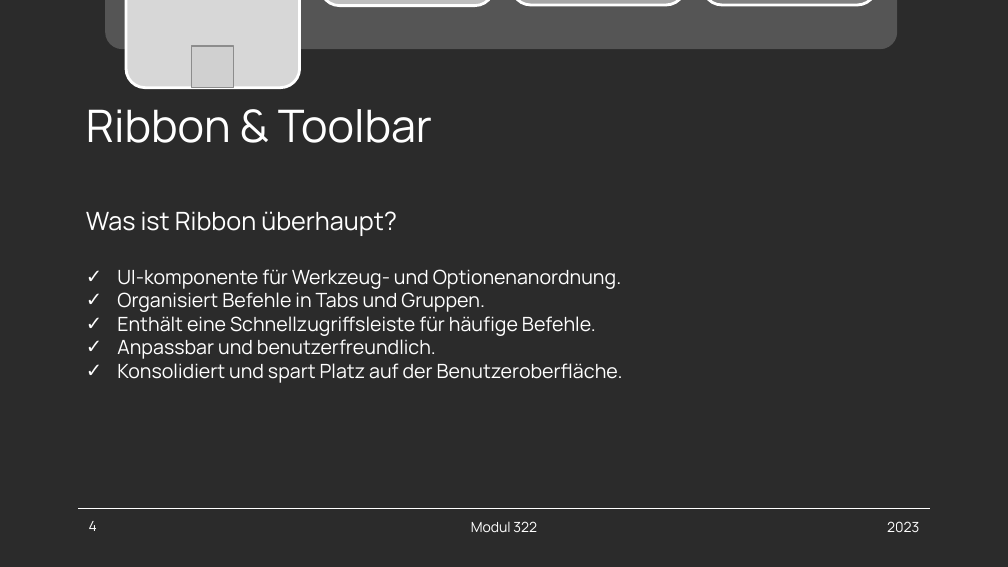
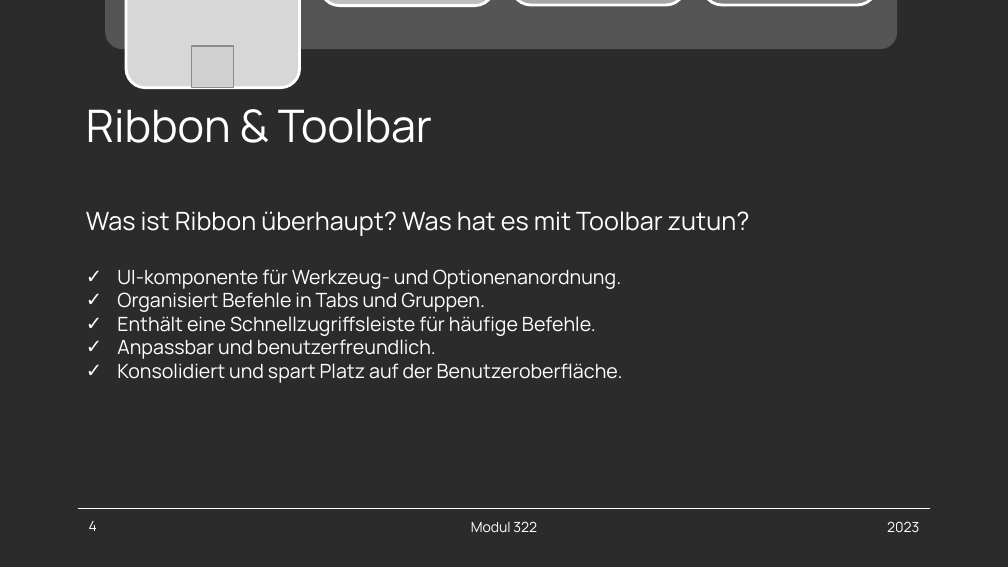
Before and after one commit to ArdaBs/Userinterface_Toolkit, a slide deck: slide 4 of Docs/Userinterface_Toolkit.pptx. Drawn at 1008x567 pixels with LibreOffice and Linux fonts; fonts in the diff are those of the drawing; grey boxes stand for pictures; background and template pictures are left out; a plain dark background stands for a picture behind light text. Boxes give left, top, right and bottom in pixels: in the first picture for what was removed or moved away, otherwise in the second. Text is boxed around its words. In the diff, an @@ line names an element or a change of style, - is before the commit and + after.

```diff
--- a/Docs/Userinterface_Toolkit.pptx
+++ b/Docs/Userinterface_Toolkit.pptx
@@ text at (x1=86, y1=211, x2=750, y2=236): text changed @@
-Was ist Ribbon überhaupt?
+Was ist Ribbon überhaupt? Was hat es mit Toolbar zutun?
```
Also in this commit, not shown: 1 other file.
